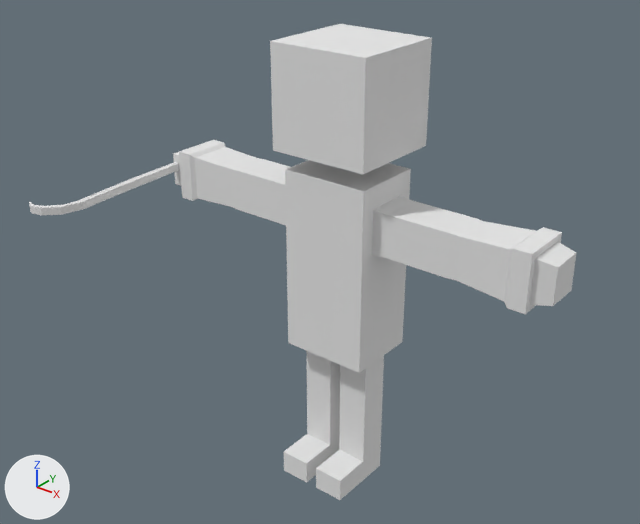
Renders of the Blender file Characters/Robo/Robo.blend from each side of a commit.
Camera for both pictures: a 50 mm camera at (8.81, -11.8, 11.65) aimed at (0.06, -0.87, 4.87). Arrows for +X, +Y and +Z are at lower left; the lights stay in place.
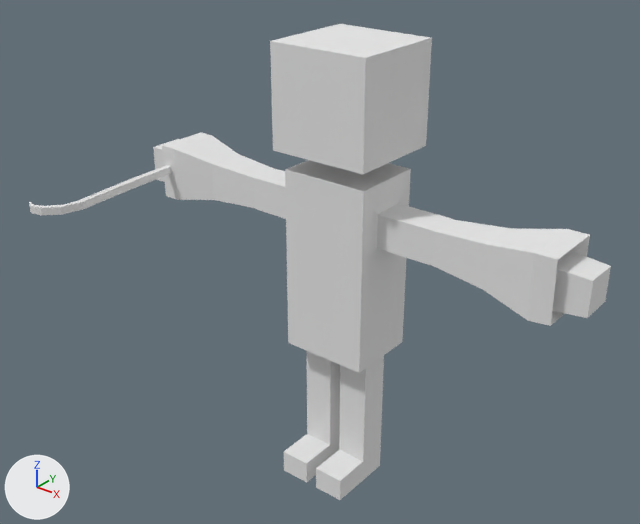
Boxes (x1, y1, x2, y2) around the edits, measured in the pictures (640 x 524 px; the box of a moved part takes in the faces that stretch with it):
'Cube', reshaped (13% wider): before (173, 24, 577, 500); after (153, 24, 611, 500)
part 1 of me_cube, moved or reshaped: before (372, 196, 577, 314); after (372, 196, 611, 326)
part 2 of me_cube, moved or reshaped: before (173, 140, 290, 225); after (153, 133, 286, 219)

Diff of the bpy script that builds the scene:
```diff
--- a/Characters/Robo/Robo.blend.py
+++ b/Characters/Robo/Robo.blend.py
@@ me_cube @@
 # used by ob_cube; location = (0.0, 0.0, 5.5)
-me_cube.from_pydata(...)  # 213 vertices, 182 faces; spans x -4.16..4.16, y -1.06..0.98, z -5.47..3.08
+me_cube.from_pydata(...)  # 213 vertices, 182 faces; spans x -4.72..4.71, y -1.06..0.98, z -5.47..3.08
+# me_cube part 1: 36 of 213 vertices moved; they spanned x 1.1..4.16, y -0.51..0.51, z -0.52..0.5 and now span x 0.87..4.71, y -0.57..0.57, z -0.58..0.56; mean shift (-0.07, 0.0, -0.01); largest move (4.16, 0.33, 0.32) -> (4.71, 0.34, 0.25)
+# me_cube part 2: 36 of 213 vertices moved; they spanned x -4.16..-1.1, y -0.48..0.49, z -0.5..0.47 and now span x -4.72..-0.87, y -0.54..0.54, z -0.55..0.53; mean shift (0.07, 0.0, 0.0); largest move (-4.16, 0.33, 0.32) -> (-4.72, 0.35, 0.34)
 me_cube.materials.append(mat_material)
```
